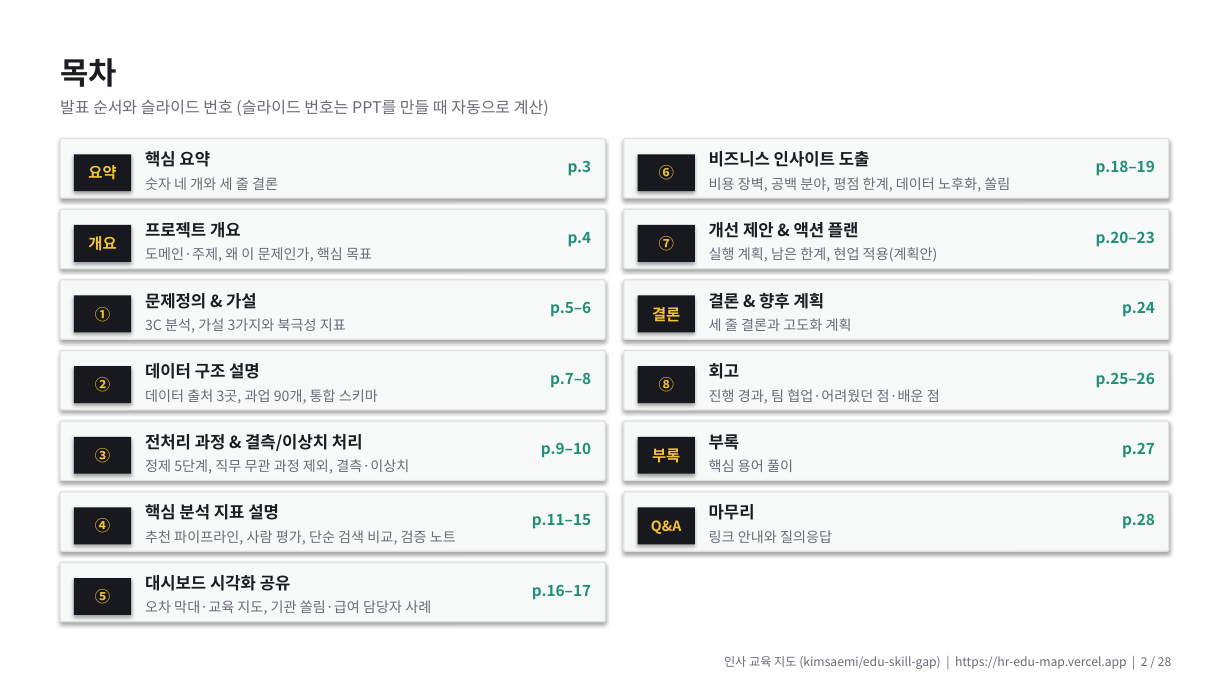
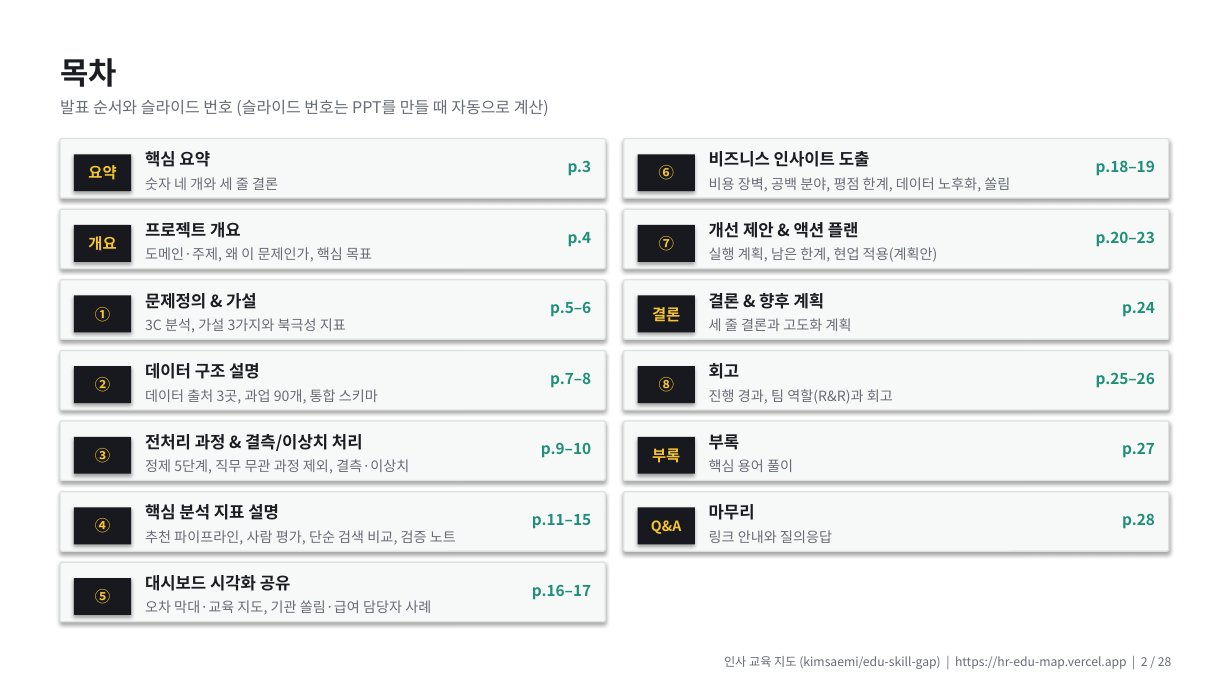
Before and after one commit to kimsaemi/edu-skill-gap, a slide deck: slide 2 of presentation/HR_교육지도_발표.pptx. Drawn at 1232x693 pixels with LibreOffice and Linux fonts; fonts in the diff are those of the drawing. Boxes give left, top, right and bottom in pixels: in the first picture for what was removed or moved away, otherwise in the second. Text is boxed around its words. In the diff, an @@ line names an element or a change of style, - is before the commit and + after.

```diff
--- a/presentation/HR_교육지도_발표.pptx
+++ b/presentation/HR_교육지도_발표.pptx
@@ text at bbox=[709, 389, 893, 404]: text changed @@
-진행 경과, 팀 협업·어려웠던 점·배운 점
+진행 경과, 팀 역할(R&R)과 회고
```
Also in this commit, not shown: 1 slide added, 1 slide removed, 1 other file.
